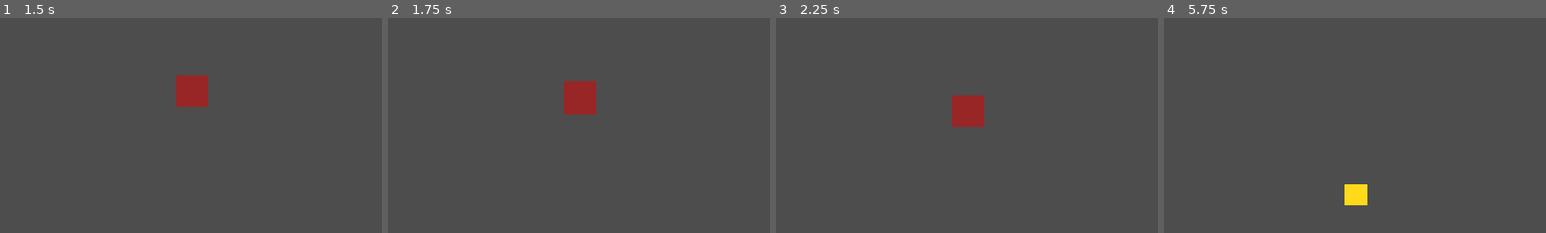
Above: before the commit, frames 1-4 (left to right).
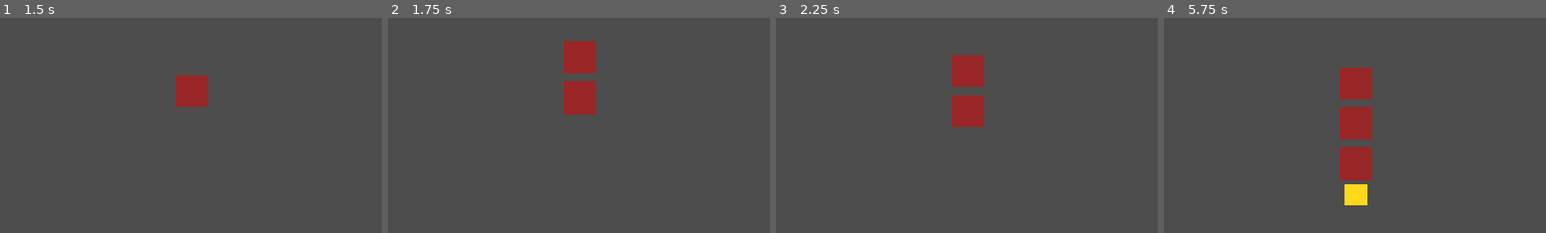
Above: after the commit, the same moments.

Repository: Juanpvivas/demons
Game: Godot game, scene res://scenes/levels/Nivel_MonteCalvo.tscn
The game is run twice, just before and just after one commit, with the same random seed, the same clock (stepped at 60 frames per second) and the same inputs. The project has no main scene, so this scene is started directly.
Inputs (mouse positions are % of the whole screen's width and height, from its top left):
- Up to frame 1 (1.5 s): tap Enter at 0.5 s; move the mouse to (72, 45) at 0.52 s; press the mouse at (72, 45) at 0.53 s; release the mouse at (72, 45) at 1.25 s; tap Space at 1.25 s; drag from (30, 55) to (50, 72) at 1.27 s
- Up to frame 2 (1.75 s): no input
- Up to frame 3 (2.25 s): move the mouse to (60, 28) at 2.02 s; tap Alt at 2.1 s; click (60, 28) at 2.17 s
- Up to frame 4 (5.75 s): drag from (45, 70) to (20, 35) at 2.77 s; move the mouse to (80, 65) at 3.52 s; press the mouse at (80, 65) at 3.53 s; release the mouse at (80, 65) at 4.25 s; drag from (20, 35) to (35, 25) at 4.27 s; move the mouse to (55, 50) at 5.02 s; tap Alt at 5.1 s; click (55, 50) at 5.17 s
The pictures show only the part of the screen within x 25-75%, y 0-50%; the shares and areas given below are measured in that part.

Frame 1 is identical in both runs. In frame 2, 1.3% of the frame differs, in the area x 46-55%, y 10-26%; in frame 3, 1.2%; in frame 4, 3.9%, in the area x 46-55%, y 23-76%.

Commit message:
T042: implementar WaveSpawner (Timer + cola de spawns via ObjectPool)
WaveSpawner (scenes/levels/wave_spawner.gd) escucha wave_started del
autoload WaveManager, aplana los WaveSpawnEntry de la oleada y encola
spawns espaciados por spawn_interval (incluido el primero, para no
empatar en posicion/prioridad de objetivo con el enemigo de T027
colocado a mano y mantener determinista el Independent Test de US1).
Cada spawn se instancia via su propio ObjectPool de EnemigoBase.

enemigo.gd agrega _pool/set_pool()/prepare_for_spawn() y _die() solo
hace queue_free() cuando no tiene pool asignado; si lo tiene,
WaveSpawner recicla la instancia con _enemy_pool.release() en vez de
destruirla.

nivel_monte_calvo.gd expone waves/enemy_scene/wave_spawn_position y
arranca WaveManager.start_waves() incondicionalmente en _ready().

Verificado con godot-tester (suite GUT completa, 150/158 passing, los
8 fallos son TDD-RED preexistente de T044) y auditado por qa-validator
(APROBADO) — sin fuga de nodos via pool confirmado empiricamente, sin
filtracion de estado del autoload WaveManager entre tests de niveles y
de sistemas.

Co-Authored-By: Claude Sonnet 5 <noreply@anthropic.com>

Diff:
--- a/scenes/enemies/enemigo.gd
+++ b/scenes/enemies/enemigo.gd
@@ -29,6 +29,15 @@
 ## el punto de aparición del enemigo. Si un nivel futuro necesita carriles
 ## en otra orientación, este supuesto debe revisarse junto con la geometría
 ## de `Nivel_MonteCalvo.tscn` (T027).
+##
+## **Integración con `ObjectPool` (T042, `scenes/levels/wave_spawner.gd`)**:
+## esta clase admite ser reciclada por un `ObjectPool` en vez de
+## instanciarse/destruirse por spawn (`constitution.md` Principio IV) — ver
+## `set_pool()`/`prepare_for_spawn()` y la nota dentro de `_die()`. El
+## `Enemigo` colocado a mano en `Nivel_MonteCalvo.tscn` para el Independent
+## Test de US1/US2 (T027) nunca pasa por un pool y conserva el
+## comportamiento original sin cambios (auto-destrucción con `queue_free()`
+## al morir).
 class_name Enemigo
 extends CharacterBody2D
 
@@ -53,8 +62,17 @@
 ## en runtime (`docs/ARCHITECTURE.md` §4.3).
 @export var stats: EnemyStats
 
-## Salud actual, runtime. Inicializada desde `stats.max_health` en `_ready()`.
+## Salud actual, runtime. Inicializada desde `stats.max_health` en `_ready()`
+## y reinicializada en cada reciclado vía `prepare_for_spawn()` (T042).
 var _current_health: int = 0
+
+## T042: `ObjectPool` al que pertenece esta instancia, o `null` si nunca
+## pasó por uno (ej. el `Enemigo` colocado a mano en `Nivel_MonteCalvo.tscn`
+## para el Independent Test de US1/US2, T027). Determina el destino de
+## `_die()` — ver `set_pool()` y el comentario dentro de `_die()` para el
+## conflicto real que resuelve entre el `queue_free()` original de esta
+## clase y el patrón de reciclado de `ObjectPool` (`WaveSpawner`, T042).
+var _pool: ObjectPool = null
 
 @onready var _sprite: AnimatedSprite2D = $AnimatedSprite2D
 
@@ -96,6 +114,37 @@
 	return false
 
 
+## T042: registra el `ObjectPool` dueño de esta instancia. Llamado
+## exactamente una vez por instancia física, no en cada spawn — ver
+## `WaveSpawner._on_enemy_pool_instance_created()`, que escucha
+## `ObjectPool.instance_created` (emitida solo cuando el pool crea una
+## instancia nueva, nunca en cada `acquire()`/`release()` de una ya
+## existente).
+func set_pool(pool: ObjectPool) -> void:
+	_pool = pool
+
+
+## T042: (re)activa esta instancia para un nuevo spawn. Llamado por
+## `WaveSpawner` inmediatamente después de `ObjectPool.acquire()` en vez de
+## depender del hook automático `on_pool_acquired()`, porque
+## `ObjectPool.acquire()` no admite argumentos: `on_pool_acquired()` se
+## ejecutaría ANTES de que el llamador pudiera asignar el `stats` correcto
+## de la `WaveSpawnEntry` que se está por spawnear, dejando a la instancia
+## con el `stats`/salud de su uso anterior (o el default embebido en
+## `EnemigoBase.tscn`, en su primera creación). Reinicia exactamente lo que
+## `_ready()` inicializa una sola vez (`_current_health`), reasigna `stats`
+## (distintas oleadas pueden reciclar la misma instancia física con
+## `EnemyStats` distintos) y reposiciona el enemigo en el punto de spawn.
+## También limpia cualquier tinte visual dejado por `_flash_hit()`/la
+## muerte anterior (`_on_enemy_defeated_visual()` tiñe a negro), para que
+## un enemigo reciclado no aparezca ya "golpeado" o "muerto".
+func prepare_for_spawn(new_stats: EnemyStats, spawn_position: Vector2) -> void:
+	stats = new_stats
+	_current_health = stats.max_health
+	global_position = spawn_position
+	_sprite.modulate = Color(1.0, 1.0, 1.0)
+
+
 ## Mayor valor = más avanzado hacia la posición defendida (`spec.md`
 ## Assumptions), usado por `Soldado._advance_score()` para desempatar
 ## prioridad de objetivo. Con el eje de avance `+Y` asumido arriba, la
@@ -107,14 +156,35 @@
 func _die() -> void:
 	enemy_defeated.emit(stats.ammo_drop, global_position)
 	_spawn_ammo_pickup()
-	# `queue_free()`, nunca `free()` (`docs/ARCHITECTURE.md` §4.5): evita
-	# use-after-free si algo más todavía tiene una referencia pendiente en
-	# el mismo frame (ej. `Soldado._rifle_candidates`/`_melee_candidates`
-	# antes de procesar `body_exited`). El feedback visual de muerte ya se
-	# aplicó de forma síncrona vía `_on_enemy_defeated_visual` (conectado en
-	# `_ready()`), antes de esta línea — el nodo sigue siendo válido durante
-	# el resto de este frame porque `queue_free()` difiere la liberación.
-	queue_free()
+
+	# T042: conflicto real entre esta clase y `ObjectPool` — un
+	# `queue_free()` incondicional aquí destruiría cualquier instancia
+	# pooleada que `WaveSpawner`/`ObjectPool` todavía creyeran disponible
+	# para un futuro `acquire()` (el pool nunca reparenta ni pierde su
+	# referencia a las instancias que reparte). Se resuelve delegando el
+	# destino de la instancia a quien la posee:
+	if _pool == null:
+		# Sin pool (`set_pool()` nunca se llamó) — el `Enemigo` colocado a
+		# mano en `Nivel_MonteCalvo.tscn` para el Independent Test de
+		# US1/US2 (T027) cae en este caso. Conserva el comportamiento
+		# original: `queue_free()`, nunca `free()`
+		# (`docs/ARCHITECTURE.md` §4.5), evita use-after-free si algo más
+		# todavía tiene una referencia pendiente en el mismo frame (ej.
+		# `Soldado._rifle_candidates`/`_melee_candidates` antes de procesar
+		# `body_exited`). El feedback visual de muerte ya se aplicó de
+		# forma síncrona vía `_on_enemy_defeated_visual` (conectado en
+		# `_ready()`), antes de esta línea — el nodo sigue siendo válido
+		# durante el resto de este frame porque `queue_free()` difiere la
+		# liberación.
+		queue_free()
+	# Con pool asignado, esta instancia NO se autodestruye: quien escucha
+	# `enemy_defeated` (`WaveSpawner._on_enemy_defeated()`) es responsable
+	# de llamar `_pool.release(self)` para reciclarla en vez de destruirla.
+	# Esa llamada ocurre de forma síncrona en el mismo `emit()` de arriba
+	# (las señales de Godot despachan sus listeners de forma síncrona), así
+	# que para cuando esta función retorna, la instancia ya fue devuelta al
+	# pool (o no, si nadie escucha — no es responsabilidad de `Enemigo`
+	# garantizar que alguien libere lo que él no destruye).
 
 
 ## T032: instancia la pickup de munición en la posición de muerte de este
@@ -125,13 +195,23 @@
 ## pickup recién creada — suficiente para identificarla de forma única sin
 ## necesitar un contador global.
 ##
-## Se agrega como hijo del padre de este enemigo (no de este nodo, que se
-## libera a continuación vía `queue_free()`). `global_position` se asigna
-## **después** de `add_child()` (no antes) para que se calcule respecto al
-## transform real del padre en el árbol — si se asignara antes, con el nodo
-## todavía sin padre, equivaldría a fijar la posición local asumiendo un
-## padre en el origen, lo cual sería incorrecto si el contenedor de
-## enemigos del nivel tiene su propio offset.
+## Se agrega como hijo del padre de este enemigo, no de este nodo — sin
+## pool (T027), este nodo se libera a continuación vía `queue_free()`; con
+## pool (T042), este nodo va a quedar invisible/con procesamiento
+## deshabilitado (`ObjectPool.release()`), así que tampoco es un padre
+## sensato para la pickup en ninguno de los dos casos. `global_position` se
+## asigna **después** de `add_child()` (no antes) para que se calcule
+## respecto al transform real del padre en el árbol — si se asignara antes,
+## con el nodo todavía sin padre, equivaldría a fijar la posición local
+## asumiendo un padre en el origen, lo cual sería incorrecto si el
+## contenedor de enemigos del nivel tiene su propio offset. Nota T042: si el
+## padre de este enemigo es el `ObjectPool` que lo posee (`extends Node`,
+## sin transform 2D propio), la pickup queda como hijo de un `Node` plano en
+## vez de un `Node2D`/`CanvasItem` — Godot sigue renderizándola y resolviendo
+## su `global_position` correctamente (un `CanvasItem` sin ancestro
+## `CanvasItem` se trata como de nivel superior para efectos de transform),
+## mismo patrón ya documentado como válido en `core/object_pool.gd`
+## ("Uso típico: `add_child(enemy_pool)`").
 func _spawn_ammo_pickup() -> void:
 	var parent := get_parent()
 	if parent == null:
--- a/scenes/levels/nivel_monte_calvo.gd
+++ b/scenes/levels/nivel_monte_calvo.gd
@@ -37,6 +37,14 @@
 ## jugable), no un tipo reutilizable — a diferencia de `AmmoPickup`
 ## (`scenes/levels/ammo_pickup.gd`), que sí lo declara por ser una escena
 ## instanciada muchas veces desde otro script (`enemigo.gd`).
+##
+## T042 (`spec.md` User Story 3, FR-012): este nivel arranca su propia
+## secuencia de oleadas en `_ready()` (`WaveManager.start_waves(waves)`) y
+## crea un `WaveSpawner` (`scenes/levels/wave_spawner.gd`) que reacciona a
+## `WaveManager.wave_started` instanciando los enemigos de cada oleada vía
+## `ObjectPool` — ver la cabecera de `wave_spawner.gd` para el diseño
+## completo (incluye la resolución del conflicto entre `Enemigo._die()` y
+## el reciclado de `ObjectPool.release()`).
 extends Node2D
 
 ## Escena a instanciar por cada nuevo despliegue (FR-001/FR-010).
@@ -51,9 +59,67 @@
 ## futuro `Soldado.tscn` cambia su `stats` embebido por defecto.
 @export var soldado_deploy_stats: UnitStats = preload("res://resources/units/soldado_base_stats.tres")
 
+## T042: secuencia de oleadas de este nivel, en orden — fuente única de
+## verdad pasada a `WaveManager.start_waves()`. Exportado (no hardcodeado,
+## `constitution.md` Principio I: el balance vive en `Resource`) para que
+## diseño pueda reordenar/sustituir oleadas sin tocar este script,
+## precargando por defecto los 10 `WaveData` de producción de este nivel
+## (`resources/waves/nivel_montecalvo_oleada_0N.tres`, T041) — mismo patrón
+## que `soldado_scene`/`soldado_deploy_stats` arriba (`preload()` como
+## default editable).
+@export var waves: Array[WaveData] = [
+	preload("res://resources/waves/nivel_montecalvo_oleada_01.tres"),
+	preload("res://resources/waves/nivel_montecalvo_oleada_02.tres"),
+	preload("res://resources/waves/nivel_montecalvo_oleada_03.tres"),
+	preload("res://resources/waves/nivel_montecalvo_oleada_04.tres"),
+	preload("res://resources/waves/nivel_montecalvo_oleada_05.tres"),
+	preload("res://resources/waves/nivel_montecalvo_oleada_06.tres"),
+	preload("res://resources/waves/nivel_montecalvo_oleada_07.tres"),
+	preload("res://resources/waves/nivel_montecalvo_oleada_08.tres"),
+	preload("res://resources/waves/nivel_montecalvo_oleada_09.tres"),
+	preload("res://resources/waves/nivel_montecalvo_oleada_10.tres"),
+]
+
+## T042: escena de enemigo que recicla el `ObjectPool` interno de
+## `WaveSpawner` (`docs/ARCHITECTURE.md` §4.5). Todas las oleadas de este
+## nivel instancian el mismo tipo de nodo (`EnemigoBase.tscn`) — el
+## `EnemyStats` concreto de cada enemigo lo decide cada `WaveSpawnEntry` de
+## la oleada activa, no la escena en sí.
+@export var enemy_scene: PackedScene = preload("res://scenes/enemies/EnemigoBase.tscn")
+
+## T042: único punto de mundo donde aparecen los enemigos de todas las
+## oleadas de `WaveSpawner` — decisión de menor complejidad válida para el
+## MVP de un solo carril recto (mismo supuesto ya documentado en la
+## cabecera de `scenes/enemies/enemigo.gd`: avance en `+Y`, sin diagonales
+## propias del enemigo), en vez de introducir uno o más `Marker2D` nuevos
+## que este alcance no necesita todavía. Coincide a propósito con la
+## posición del `Enemigo` colocado a mano en esta escena para el
+## Independent Test de US1/US2 (T027) — mismo carril, mismo punto de
+## aparición — pero es un valor propio, independiente de ese nodo: si ese
+## `Enemigo` de prueba se quitara de la escena más adelante, las oleadas de
+## `WaveSpawner` seguirían apareciendo en el mismo lugar sin cambios aquí.
+@export var wave_spawn_position: Vector2 = Vector2(576, 50)
+
+## Tamaño de pre-población del `ObjectPool` de enemigos de `WaveSpawner`:
+## una optimización de rendimiento para evitar instanciar en el primer uso
+## de cada oleada (`constitution.md` Principio IV), no un límite —
+## `ObjectPool` sigue creciendo bajo demanda si una oleada necesita más
+## enemigos vivos simultáneamente que este valor (`core/object_pool.gd`).
+## No es dato de balance (no afecta gameplay, solo cuándo ocurre el costo
+## de instanciación), así que vive como constante de implementación, no
+## como `@export`/`Resource`.
+const _ENEMY_POOL_INITIAL_SIZE := 10
+
 ## Ocupación de celdas del tablero de este nivel (`core/board_manager.gd`,
 ## `research.md` §5). No es autoload: el estado de ocupación es por-nivel.
 var _board_manager := BoardManager.new()
+
+## T042: instancia única de `WaveSpawner` de este nivel (ver
+## `scenes/levels/wave_spawner.gd`). Creada por código, no como nodo
+## hijo en el `.tscn`, mismo patrón ya usado en este script para
+## `_board_manager` — ninguno de los dos representa una escena visual
+## propia, son utilidades de lógica que este nivel posee.
+var _wave_spawner := WaveSpawner.new()
 
 @onready var _tablero: TileMap = $Tablero
 
@@ -66,6 +132,15 @@
 	var soldado_inicial: Node2D = get_node_or_null("Soldado")
 	if soldado_inicial != null:
 		_board_manager.occupy_cell(_world_to_cell(soldado_inicial.global_position), soldado_inicial)
+
+	# T042: arranca la secuencia de oleadas de este nivel. El `Enemigo`
+	# colocado a mano en la escena (T027, Independent Test de US1/US2) es
+	# independiente de esto — nunca pasa por `set_pool()`, así que conserva
+	# su `queue_free()` original sin conflicto con las instancias pooleadas
+	# que `WaveSpawner` va a crear.
+	add_child(_wave_spawner)
+	_wave_spawner.setup(enemy_scene, _ENEMY_POOL_INITIAL_SIZE, wave_spawn_position)
+	WaveManager.start_waves(waves)
 
 
 func _unhandled_input(event: InputEvent) -> void:
--- /dev/null
+++ b/scenes/levels/wave_spawner.gd
@@ -0,0 +1,199 @@
+## `WaveSpawner`: instancia los enemigos de la oleada activa vía `ObjectPool`
+## y notifica a `WaveManager` cada eliminación (T042, `spec.md` User Story 3
+## / FR-012). No decide "cuándo" hay una oleada nueva ni cuenta cuántos
+## enemigos la componen (eso es responsabilidad exclusiva de `WaveManager`,
+## `docs/ARCHITECTURE.md` §4.1 — "autoload orquestador no instancia ni
+## temporiza"): este nodo solo reacciona a `WaveManager.wave_started`,
+## consume `WaveManager.get_current_wave().spawn_entries`, y avisa con
+## `WaveManager.notify_enemy_defeated()` una vez por cada enemigo derrotado
+## que él mismo instanció.
+##
+## **Por qué vive en `scenes/levels/` y no en `core/`**: a diferencia de
+## `ObjectPool`/`BoardManager` (utilidades genéricas reutilizables entre
+## features, sin conocimiento de ningún tipo concreto de escena),
+## `docs/ARCHITECTURE.md` §5 describe explícitamente a `WaveSpawner` como
+## parte de la *composición de escena* de `Nivel_MonteCalvo.tscn` ("nodo
+## `Timer` + cola de spawns"), y esta implementación sí conoce
+## específicamente el contrato de `Enemigo` (`prepare_for_spawn()`,
+## `set_pool()`, `enemy_defeated`) — no es una utilidad agnóstica. Se
+## instancia vía código (`WaveSpawner.new()`) desde `nivel_monte_calvo.gd`
+## en vez de vivir hardcodeado como nodo en el `.tscn`, mismo patrón ya
+## usado ahí para `BoardManager`.
+##
+## **Punto de spawn único**: recibe una sola posición de mundo en `setup()`
+## y la reutiliza para todos los spawns de todas las oleadas — decisión de
+## menor complejidad válida para el MVP de un solo carril recto, mismo
+## supuesto ya documentado en la cabecera de `scenes/enemies/enemigo.gd`
+## (eje de avance `+Y`, sin diagonales propias del enemigo). Si un nivel
+## futuro necesita múltiples carriles, este método puede evolucionar a
+## recibir un `Array[Vector2]` sin cambiar el resto del contrato.
+##
+## **Conflicto `ObjectPool.release()` vs `Enemigo._die()` — resuelto**:
+## `Enemigo._die()` originalmente llamaba `queue_free()` de forma
+## incondicional al morir, lo cual destruiría cualquier instancia pooleada
+## que este nodo creyera todavía disponible para un futuro `acquire()`. Se
+## resolvió agregando `Enemigo.set_pool()`/`_pool` (ver cabecera de
+## `enemigo.gd`): cuando una instancia pertenece a un pool, `_die()` ya NO
+## se autodestruye — este `WaveSpawner` es quien, al recibir la señal
+## `enemy_defeated` de esa instancia, llama `_enemy_pool.release()` en su
+## lugar. El `Enemigo` colocado a mano en `Nivel_MonteCalvo.tscn` para el
+## Independent Test de US1/US2 (T027) nunca pasa por `set_pool()`, así que
+## conserva el `queue_free()` original sin cambios de comportamiento.
+##
+## **Por qué `enemy_defeated` se conecta una sola vez por instancia física,
+## no en cada spawn**: `docs/ARCHITECTURE.md` §4.2 exige que toda conexión
+## de señal ocurra en `_ready()` (o cableado estructural equivalente), nunca
+## en callbacks puntuales repetidos. Como una instancia pooleada se reutiliza
+## muchas veces (`acquire()`/`release()` en ciclo, sin volver a pasar por
+## `_ready()`), conectar `enemy_defeated` en cada spawn duplicaría la
+## conexión en cada ciclo. En su lugar, este nodo escucha
+## `ObjectPool.instance_created` (emitida solo la primera vez que el pool
+## necesita crear una instancia física nueva) desde su propio `setup()`, y
+## conecta `enemy_defeated` exactamente una vez por instancia ahí — esa
+## única conexión cubre automáticamente todos los ciclos futuros de
+## `acquire()`/`release()` de esa misma instancia.
+class_name WaveSpawner
+extends Node
+
+## Instancia única de enemigo en espera de ser spawneada: qué `EnemyStats`
+## usar y cuánto esperar (segundos) antes del siguiente spawn de la cola.
+## Cola aplanada a partir de `WaveData.spawn_entries` (que agrupa por tipo)
+## porque cada enemigo individual puede pertenecer a una `WaveSpawnEntry`
+## con su propio `spawn_interval` — aplanar evita tener que rastrear en qué
+## entrada y en qué repetición de esa entrada va la cola.
+class _PendingSpawn:
+	var enemy_stats: EnemyStats
+	var interval_after: float
+
+	func _init(stats: EnemyStats, interval: float) -> void:
+		enemy_stats = stats
+		interval_after = interval
+
+
+## Pool de `Enemigo` de este nivel, creado y poseído por este nodo en
+## `setup()` (no recibido como parámetro ya construido) para poder conectar
+## `instance_created` ANTES de que `ObjectPool.setup()` pre-popule
+## instancias — si el pool se creara y configurara fuera de este nodo,
+## existiría una ventana donde las instancias pre-populadas emitirían
+## `instance_created` sin que nadie todavía escuchara, y esas instancias
+## nunca recibirían `set_pool()`/la conexión de `enemy_defeated`.
+var _enemy_pool: ObjectPool
+
+## Punto de mundo donde aparecen todos los enemigos de este nivel (ver
+## cabecera — un solo carril recto para el MVP).
+var _spawn_position: Vector2
+
+## Cola de spawns pendientes de la oleada activa, ya aplanada. Vacía cuando
+## no hay ninguna oleada en curso o cuando ya se sacó el último elemento.
+var _pending_spawns: Array[_PendingSpawn] = []
+
+## `Timer` interno que mide el `spawn_interval` entre spawns sucesivos.
+## Creado por código (este nodo no tiene una escena `.tscn` propia) y
+## agregado como hijo en `_ready()`, mismo momento en que se cablean sus
+## señales (`docs/ARCHITECTURE.md` §4.2).
+@onready var _spawn_timer: Timer = Timer.new()
+
+
+func _ready() -> void:
+	_spawn_timer.one_shot = true
+	add_child(_spawn_timer)
+	_spawn_timer.timeout.connect(_on_spawn_timer_timeout)
+	WaveManager.wave_started.connect(_on_wave_started)
+
+
+## Crea y configura el `ObjectPool` de enemigos de este spawner, y fija el
+## punto de spawn único a usar para toda oleada futura. Debe llamarse una
+## vez desde el nivel dueño (`nivel_monte_calvo.gd`) antes de que
+## `WaveManager.start_waves()` dispare el primer `wave_started` — si se
+## llamara después, el primer `wave_started` no encontraría `_enemy_pool`
+## listo.
+func setup(enemy_scene: PackedScene, initial_pool_size: int, spawn_position: Vector2) -> void:
+	_spawn_position = spawn_position
+	_enemy_pool = ObjectPool.new()
+	add_child(_enemy_pool)
+	# Conectado ANTES de `setup()` — ver justificación en la cabecera de
+	# `_enemy_pool` arriba.
+	_enemy_pool.instance_created.connect(_on_enemy_pool_instance_created)
+	_enemy_pool.setup(enemy_scene, initial_pool_size)
+
+
+## Encolado de la nueva oleada activa (aplana `spawn_entries`) y arranque
+## del `Timer` para el primer spawn, que espera `spawn_interval` como
+## cualquier otro (ver justificación en `_on_spawn_timer_timeout()` de por
+## qué NINGÚN spawn, ni siquiera el primero de la oleada, ocurre de forma
+## síncrona/inmediata). Un `WaveData` sin `spawn_entries` (caso degenerado,
+## ningún `.tres` de producción lo tiene) deja la cola vacía y no spawnea
+## nada — no es responsabilidad de este nodo decidir qué pasa con una
+## oleada mal configurada, solo no debe fallar.
+func _on_wave_started(_wave_number: int) -> void:
+	_spawn_timer.stop()
+	_pending_spawns.clear()
+
+	var wave: WaveData = WaveManager.get_current_wave()
+	if wave == null:
+		return
+
+	for entry: WaveSpawnEntry in wave.spawn_entries:
+		for i in entry.count:
+			_pending_spawns.append(_PendingSpawn.new(entry.enemy_stats, entry.spawn_interval))
+
+	if not _pending_spawns.is_empty():
+		_spawn_timer.start(_pending_spawns[0].interval_after)
+
+
+## Único punto donde se saca un elemento de la cola y se spawnea — **todo**
+## spawn, incluido el primero de la oleada, pasa por el `Timer` (nunca se
+## spawnea de forma síncrona/inmediata desde `_on_wave_started()`). Esto no
+## es solo una elección de ritmo: como este `WaveSpawner` reutiliza un único
+## `wave_spawn_position` (`nivel_monte_calvo.gd`) que coincide a propósito
+## con la posición del `Enemigo` colocado a mano para el Independent Test de
+## US1/US2 (T027), un primer spawn SIN retraso aparecería en el mismo punto
+## y el mismo frame que ese enemigo de prueba — un empate exacto de
+## posición/tiempo que haría no determinista a qué enemigo bloquea el
+## soldado como objetivo (`Soldado._pick_priority_target()` usa `>` estricto
+## entre candidatos, así que un empate se resuelve por el orden en que la
+## física reporta `body_entered`, no especificado por Godot). Esperar
+## siempre al menos un `spawn_interval` antes de cualquier spawn le da al
+## enemigo de T027 una ventaja de avance que rompe el empate de forma
+## determinista, preservando el comportamiento ya testeado de ese
+## Independent Test sin acoplar este spawner a su existencia.
+func _on_spawn_timer_timeout() -> void:
+	if _pending_spawns.is_empty():
+		return
+
+	var next: _PendingSpawn = _pending_spawns.pop_front()
+	var enemy: Enemigo = _enemy_pool.acquire()
+	# `ObjectPool.acquire()` no admite argumentos (`docs/ARCHITECTURE.md`
+	# §4.5): la instancia devuelta puede conservar el `stats`/salud de un
+	# uso anterior (o el default embebido en `EnemigoBase.tscn` en su
+	# primera creación), nunca el `EnemyStats` correcto de esta
+	# `WaveSpawnEntry`. En vez de depender del hook automático
+	# `on_pool_acquired()` (que correría ANTES de que este método pudiera
+	# asignar el `stats` correcto — ver orden interno de
+	# `ObjectPool.acquire()`), se reasigna todo explícitamente aquí vía
+	# `prepare_for_spawn()`, después de `acquire()`.
+	enemy.prepare_for_spawn(next.enemy_stats, _spawn_position)
+
+	if not _pending_spawns.is_empty():
+		_spawn_timer.start(next.interval_after)
+
+
+## Se ejecuta una única vez por instancia física nueva del pool (nunca en
+## cada `acquire()`/`release()` de una instancia ya existente — ver cabecera
+## de esta clase). Registra el pool en la instancia (`Enemigo.set_pool()`,
+## resuelve el conflicto `_die()`/`queue_free()` vs `release()`) y conecta
+## `enemy_defeated` una sola vez para toda la vida de esa instancia.
+func _on_enemy_pool_instance_created(instance: Node) -> void:
+	var enemy := instance as Enemigo
+	enemy.set_pool(_enemy_pool)
+	enemy.enemy_defeated.connect(_on_enemy_defeated.bind(enemy))
+
+
+## FR-012/T042: por cada enemigo derrotado que este spawner instanció,
+## notifica a `WaveManager` (única fuente de verdad de progreso de oleada,
+## `docs/ARCHITECTURE.md` §4.1) y recicla la instancia al pool en vez de
+## dejar que se autodestruya — ver conflicto documentado en la cabecera de
+## esta clase y en `enemigo.gd`.
+func _on_enemy_defeated(_ammo_dropped: int, _position: Vector2, enemy: Enemigo) -> void:
+	WaveManager.notify_enemy_defeated()
+	_enemy_pool.release(enemy)
Not shown, added: autoloads/wave_manager.gd.uid
Not shown, added: scenes/levels/wave_spawner.gd.uid
Not shown, added: tests/unit/systems/test_wave_data_resources.gd.uid
Not shown, added: tests/unit/systems/test_wave_manager.gd.uid
Not shown, added: tests/unit/ui/test_hud.gd.uid
